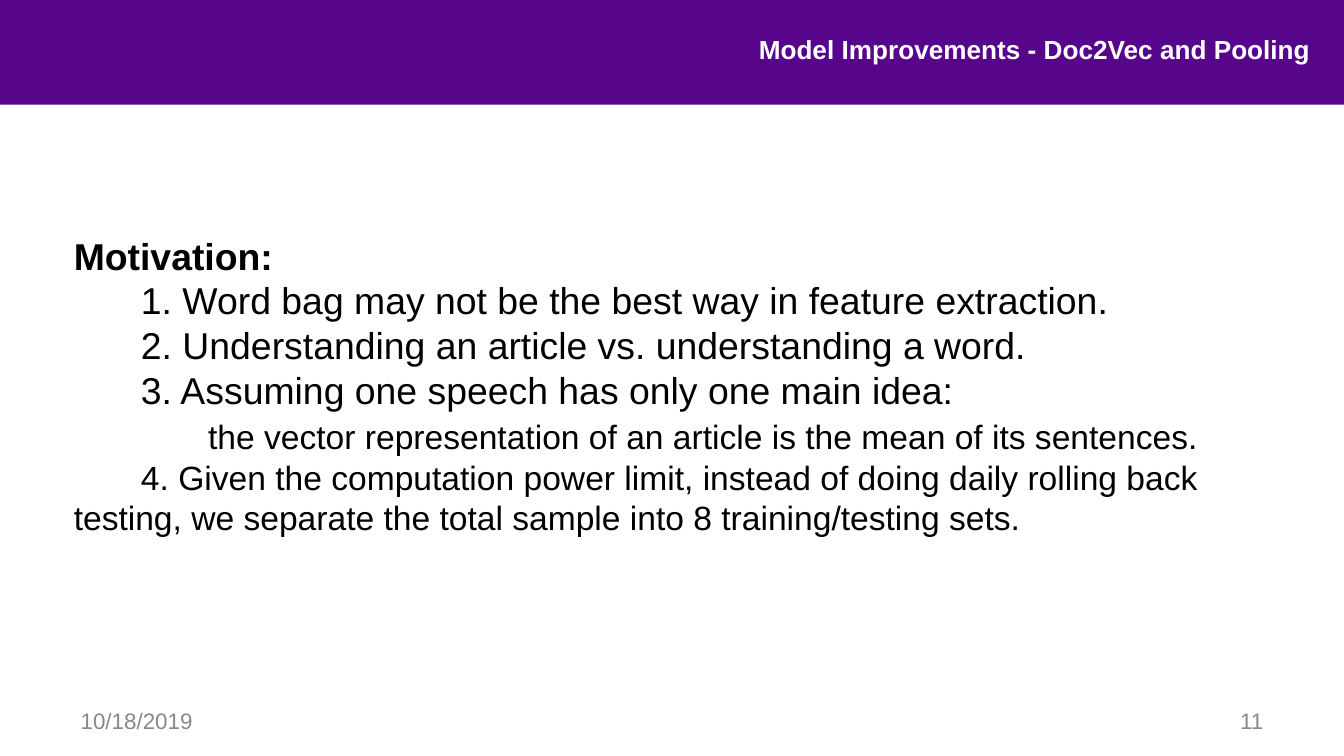
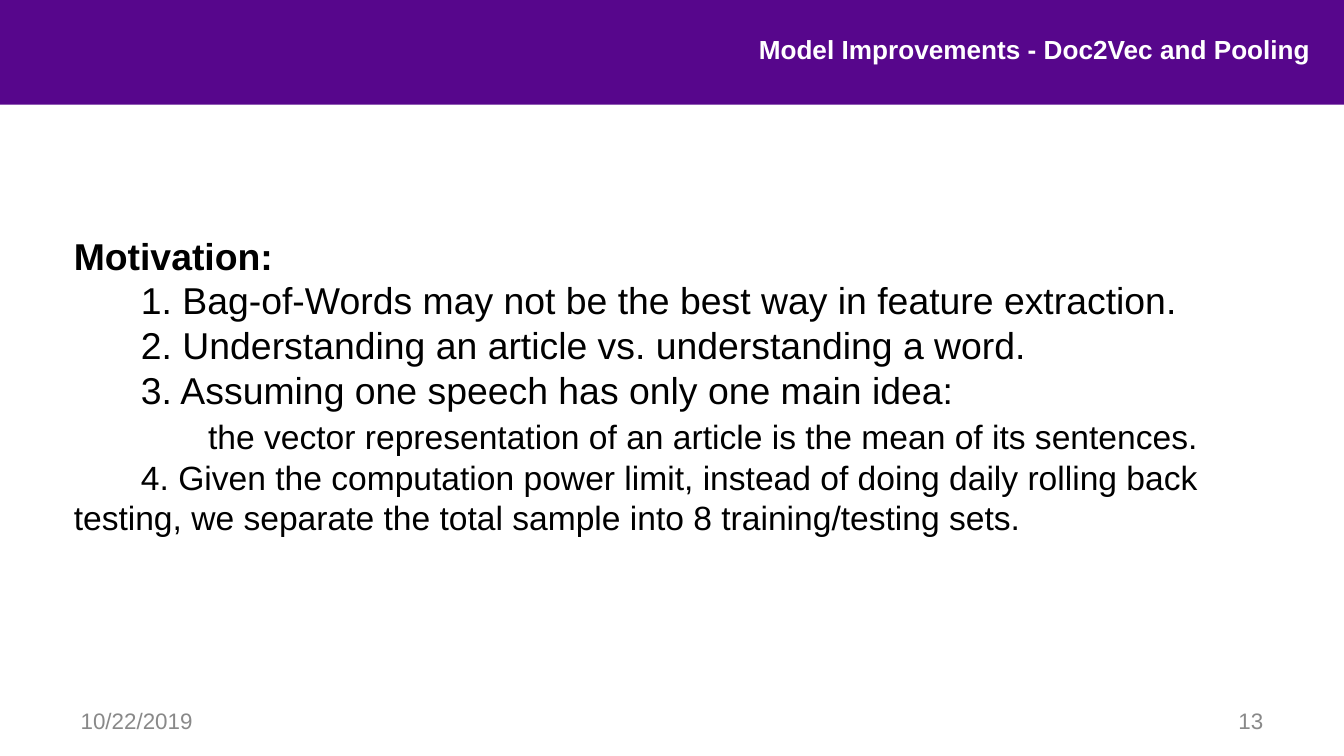
Before and after one commit to hhy845914111/NLP-Project, a slide deck: slide 13 of final_pre.pptx (slide 11 before the commit). Drawn at 1344x756 pixels with LibreOffice and Linux fonts; fonts in the diff are those of the drawing; background and template pictures are left out. Boxes give left, top, right and bottom in pixels: in the first picture for what was removed or moved away, otherwise in the second. Text is boxed around its words. In the diff, an @@ line names an element or a change of style, - is before the commit and + after.

```diff
--- a/final_pre.pptx
+++ b/final_pre.pptx
@@ text at bbox=[141, 287, 1176, 322]: text changed @@
-1. Word bag may not be the best way in feature extraction.
+1. Bag-of-Words may not be the best way in feature extraction.
@@ text at bbox=[81, 713, 193, 729]: text changed @@
-10/18/2019
+10/22/2019
@@ page number at bbox=[1238, 713, 1263, 729]: text changed @@
-11
+13
```
Also in this commit, not shown: 13 other slides changed, 3 slides added, 6 other files.
